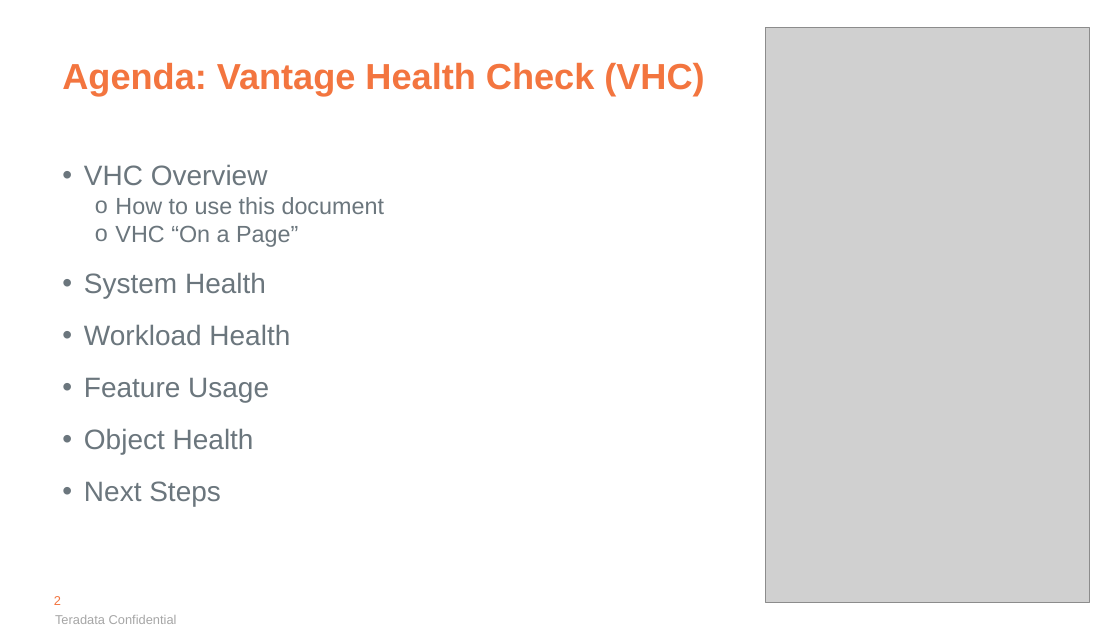
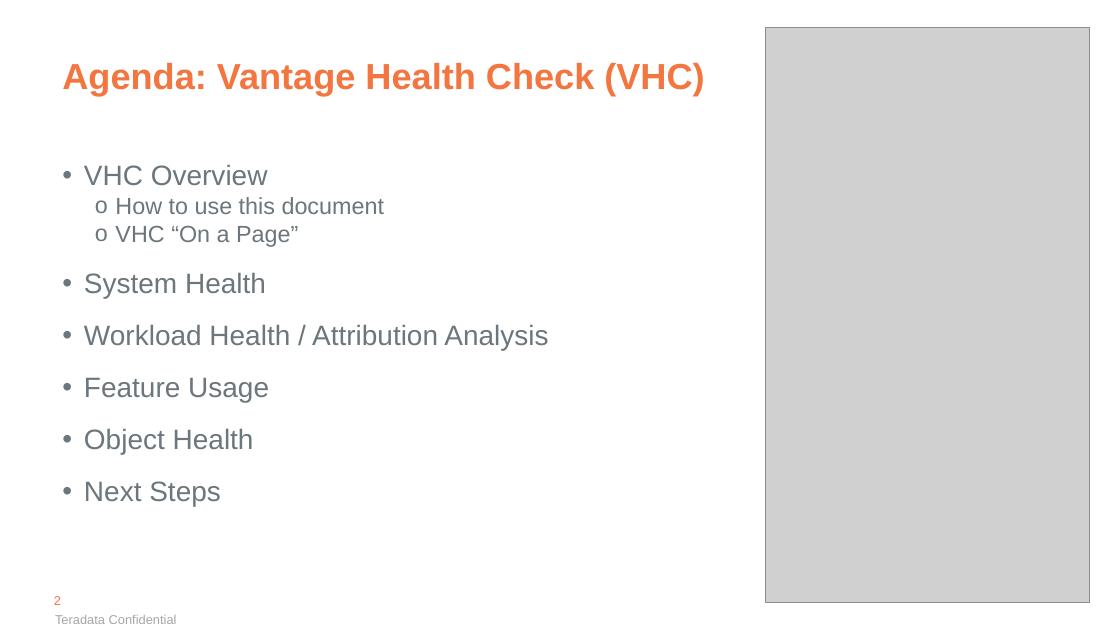
Before and after one commit to tdcoa/systasks, a slide deck: slide 2 of Solutions/ppt/Vantage Health Check v4.1.pptx. Drawn at 1120x630 pixels with LibreOffice and Linux fonts; fonts in the diff are those of the drawing; grey boxes stand for pictures; background and template pictures are left out. Boxes give left, top, right and bottom in pixels: in the first picture for what was removed or moved away, otherwise in the second. Text is boxed around its words. In the diff, an @@ line names an element or a change of style, - is before the commit and + after.

```diff
--- a/Solutions/ppt/Vantage Health Check v4.1.pptx
+++ b/Solutions/ppt/Vantage Health Check v4.1.pptx
@@ text at (84,324,548,351): text changed @@
-• Workload Health
+• Workload Health / Attribution Analysis
```
Also in this commit, not shown: 8 other slides changed, 4 other files.
